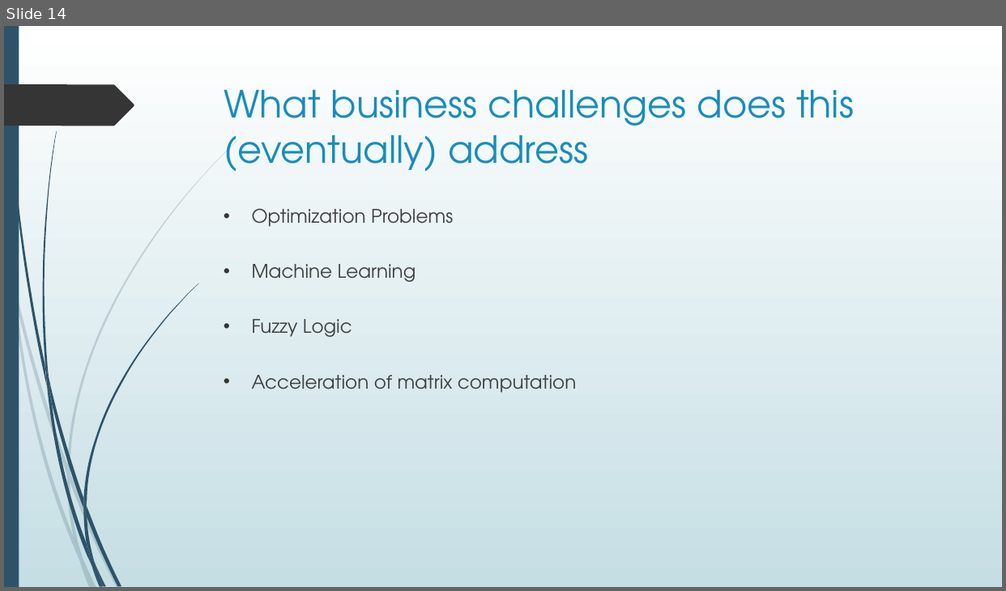
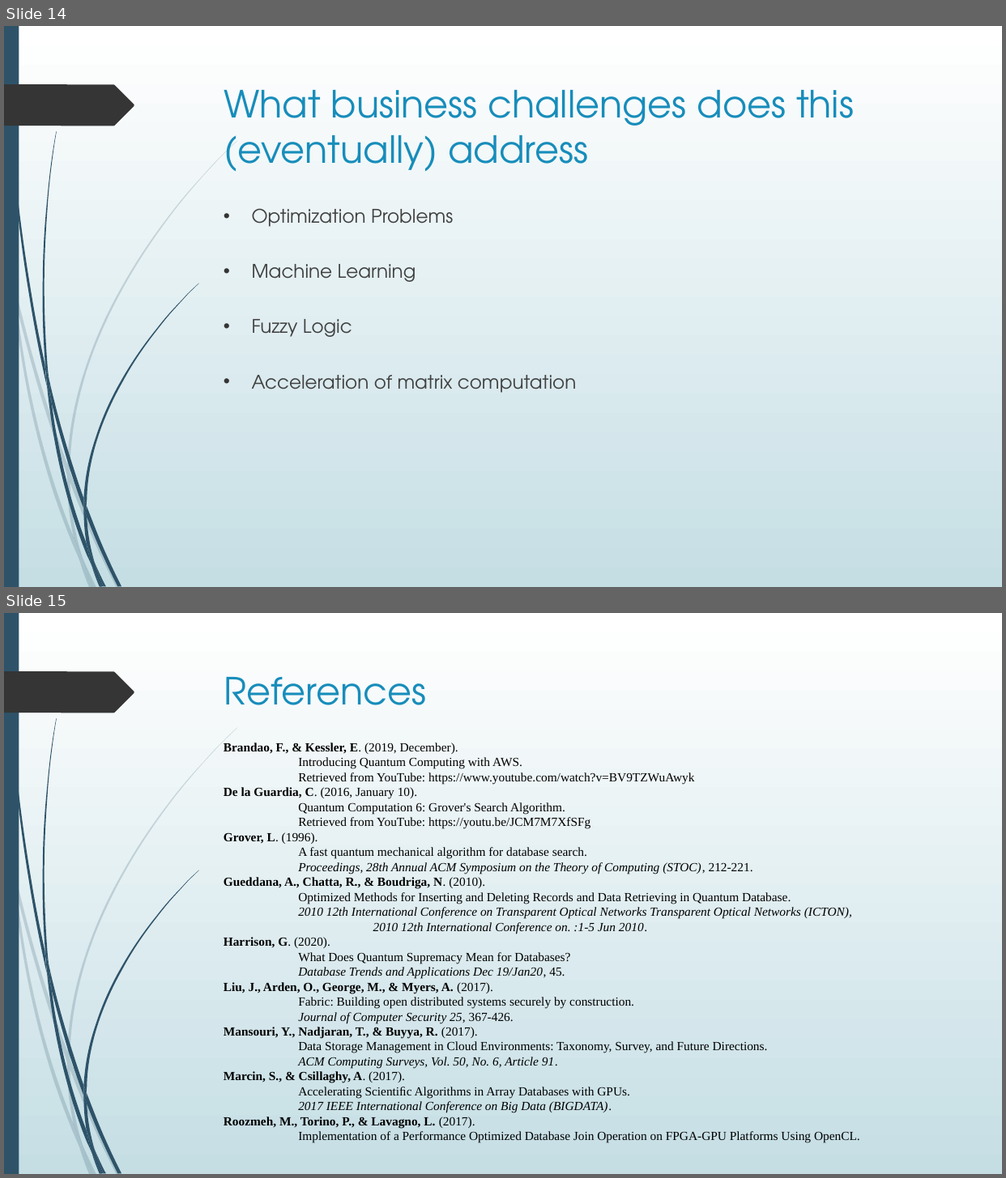
Before and after one commit to dr-natetorious/TIM-7020-Database_and_Business_Intelligence, a slide deck: Week6_CuttingEdge_Proposal/BachmeierNTIM7020-6.pptx. Shown one above the other, each under a label of ours: slide 14 before the commit, slides 14 and 15 after it. The pictures are 1006x591 and 1006x1178 pixels, drawn with LibreOffice and Linux fonts; fonts in the diff are those of the drawing. Boxes give left, top, right and bottom in pixels: in the first picture for what was removed or moved away, otherwise in the second. Text is boxed around its words. In the diff, an @@ line names an element or a change of style, - is before the commit and + after.

Commit message:
update pptx with revised text

```diff
--- a/Week6_CuttingEdge_Proposal/BachmeierNTIM7020-6.pptx
+++ b/Week6_CuttingEdge_Proposal/BachmeierNTIM7020-6.pptx
@@ slide 15 added at <box>4,613,1002,1174</box>, background gradient #FFFFFF to #C5DEE5; not listed: 24 template elements that a slide beside it also shows @@
@@ title added at <box>224,677,426,705</box>, 36 pt, text #178DBB @@
+References
@@ text added at <box>224,743,860,1144</box>, 12 pt, text #000000 @@
+Brandao, F., & Kessler, E. (2019, December).
+Introducing Quantum Computing with AWS.
+Retrieved from YouTube: https://www.youtube.com/watch?v=BV9TZWuAwyk
+De la Guardia, C. (2016, January 10).
+Quantum Computation 6: Grover's Search Algorithm.
+Retrieved from YouTube: https://youtu.be/JCM7M7XfSFg
+Grover, L. (1996).
+A fast quantum mechanical algorithm for database search.
+Proceedings, 28th Annual ACM Symposium on the Theory of Computing (STOC), 212-221.
+Gueddana, A., Chatta, R., & Boudriga, N. (2010).
+Optimized Methods for Inserting and Deleting Records and Data Retrieving in Quantum Database.
+2010 12th International Conference on Transparent Optical Networks Transparent Optical Networks (ICTON),
+2010 12th International Conference on. :1-5 Jun 2010.
+Harrison, G. (2020).
+What Does Quantum Supremacy Mean for Databases?
+Database Trends and Applications Dec 19/Jan20, 45.
+Liu, J., Arden, O., George, M., & Myers, A. (2017).
+Fabric: Building open distributed systems securely by construction.
+Journal of Computer Security 25, 367-426.
+Mansouri, Y., Nadjaran, T., & Buyya, R. (2017).
+Data Storage Management in Cloud Environments: Taxonomy, Survey, and Future Directions.
+ACM Computing Surveys, Vol. 50, No. 6, Article 91.
+Marcin, S., & Csillaghy, A. (2017).
+Accelerating Scientiﬁc Algorithms in Array Databases with GPUs.
+2017 IEEE International Conference on Big Data (BIGDATA).
+Roozmeh, M., Torino, P., & Lavagno, L. (2017).
+Implementation of a Performance Optimized Database Join Operation on FPGA-GPU Platforms Using OpenCL.
```
Also in this commit, not shown: 1 other file.
